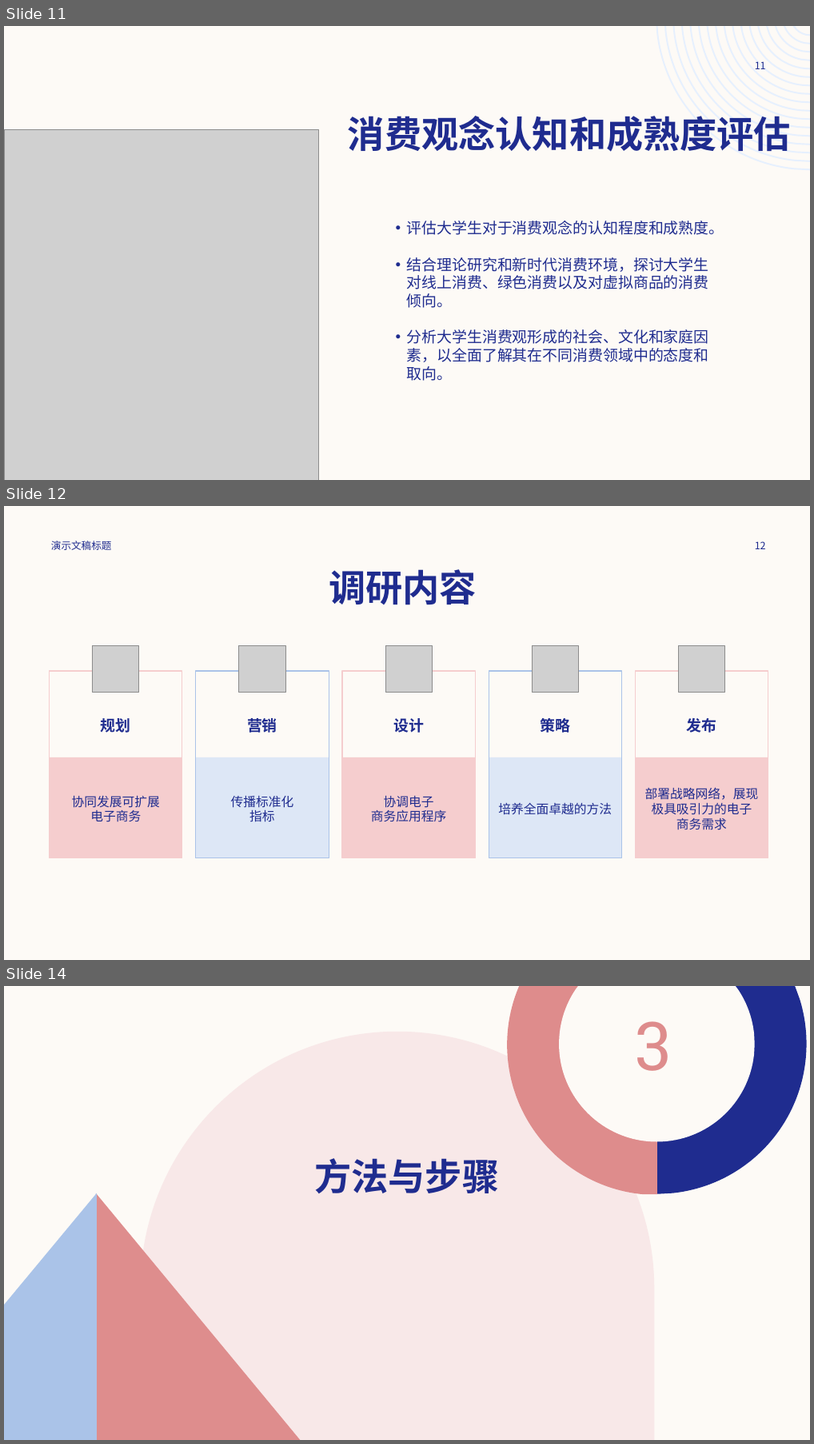
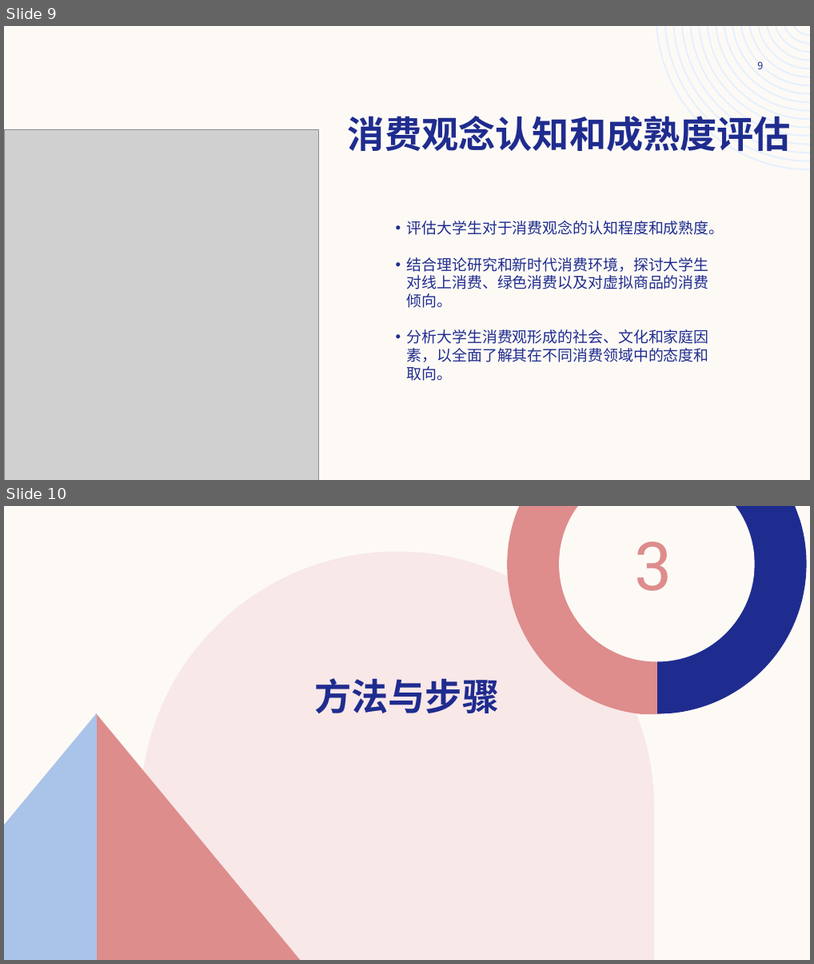
Before and after one commit to Mhenwa/00, a slide deck: 开题/原版/计算机科学与技术22-1_第3组_开题汇报_零零后大学生的消费行为调研.pptx. Shown one above the other, each under a label of ours: slides 11, 12 and 14 before the commit, slides 9 and 10 after it; the slides between them are not shown. The pictures are 814x1444 and 814x964 pixels, drawn with LibreOffice and Linux fonts; fonts in the diff are those of the drawing; grey boxes stand for pictures. Boxes give left, top, right and bottom in pixels: in the first picture for what was removed or moved away, otherwise in the second. Text is boxed around its words. In the diff, an @@ line names an element or a change of style, - is before the commit and + after.

```diff
--- a/开题/原版/计算机科学与技术22-1_第3组_开题汇报_零零后大学生的消费行为调研.pptx
+++ b/开题/原版/计算机科学与技术22-1_第3组_开题汇报_零零后大学生的消费行为调研.pptx
@@ slide 12 removed at bbox=[4, 506, 810, 960], background #FDFAF6 @@
@@ text removed at bbox=[51, 540, 112, 550] @@
-演示文稿标题
@@ page number removed at bbox=[755, 541, 766, 549] @@
-12
@@ title removed at bbox=[329, 569, 477, 605] @@
-调研内容
@@ picture removed at bbox=[92, 646, 139, 692] @@
@@ picture removed at bbox=[239, 646, 286, 692] @@
@@ picture removed at bbox=[386, 646, 432, 692] @@
@@ picture removed at bbox=[532, 646, 578, 692] @@
@@ picture removed at bbox=[679, 646, 726, 692] @@
@@ text removed at bbox=[50, 671, 182, 857] @@
-规划
@@ text removed at bbox=[196, 671, 329, 857] @@
-营销
@@ text removed at bbox=[342, 671, 476, 857] @@
-设计
@@ text removed at bbox=[489, 671, 622, 857] @@
-策略
@@ text removed at bbox=[635, 671, 769, 857] @@
-发布
@@ rectangle removed at bbox=[50, 757, 182, 857] @@
@@ rectangle removed at bbox=[196, 757, 329, 857] @@
@@ rectangle removed at bbox=[342, 757, 476, 857] @@
@@ rectangle removed at bbox=[489, 757, 622, 857] @@
@@ rectangle removed at bbox=[635, 757, 769, 857] @@
@@ text removed at bbox=[646, 787, 759, 830] @@
-部署战略网络，展现极具吸引力的电子
-商务需求
@@ text removed at bbox=[72, 795, 160, 822] @@
-协同发展可扩展
-电子商务
@@ text removed at bbox=[231, 796, 294, 822] @@
-传播标准化
-指标
@@ text removed at bbox=[371, 795, 446, 822] @@
-协调电子
-商务应用程序
@@ text removed at bbox=[498, 803, 612, 815] @@
-培养全面卓越的方法
@@ what was slide 11 is now slide 9 @@
@@ page number at bbox=[758, 61, 763, 69]: text changed @@
-11
+9
@@ what was slide 14 is now slide 10 @@
```
Also in this commit, not shown: 1 slide changed, 3 other slides removed, 3 other files.
